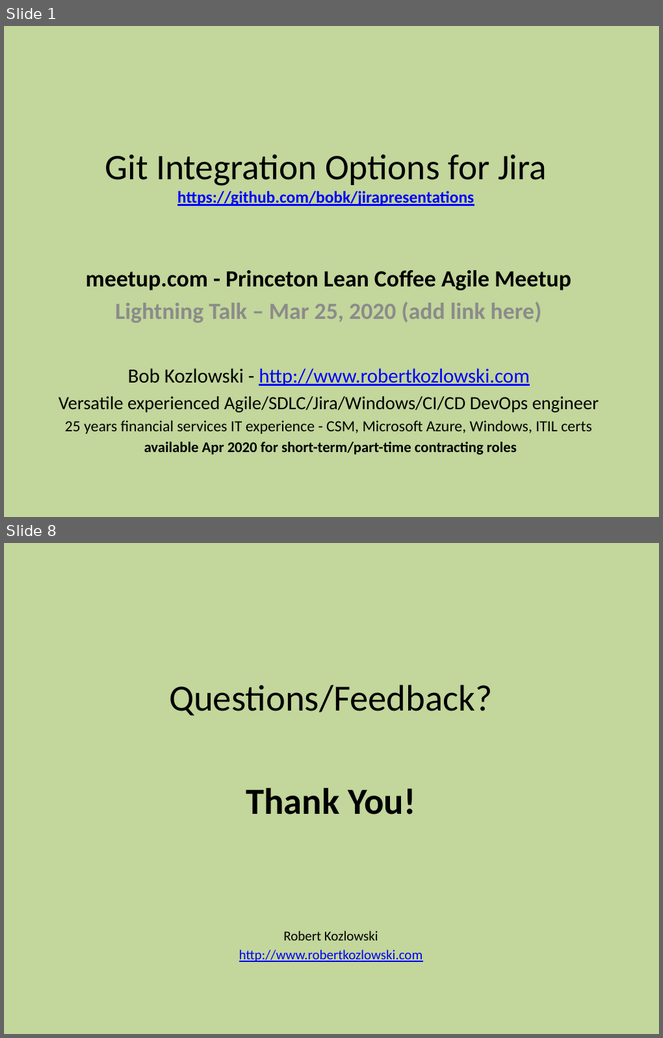
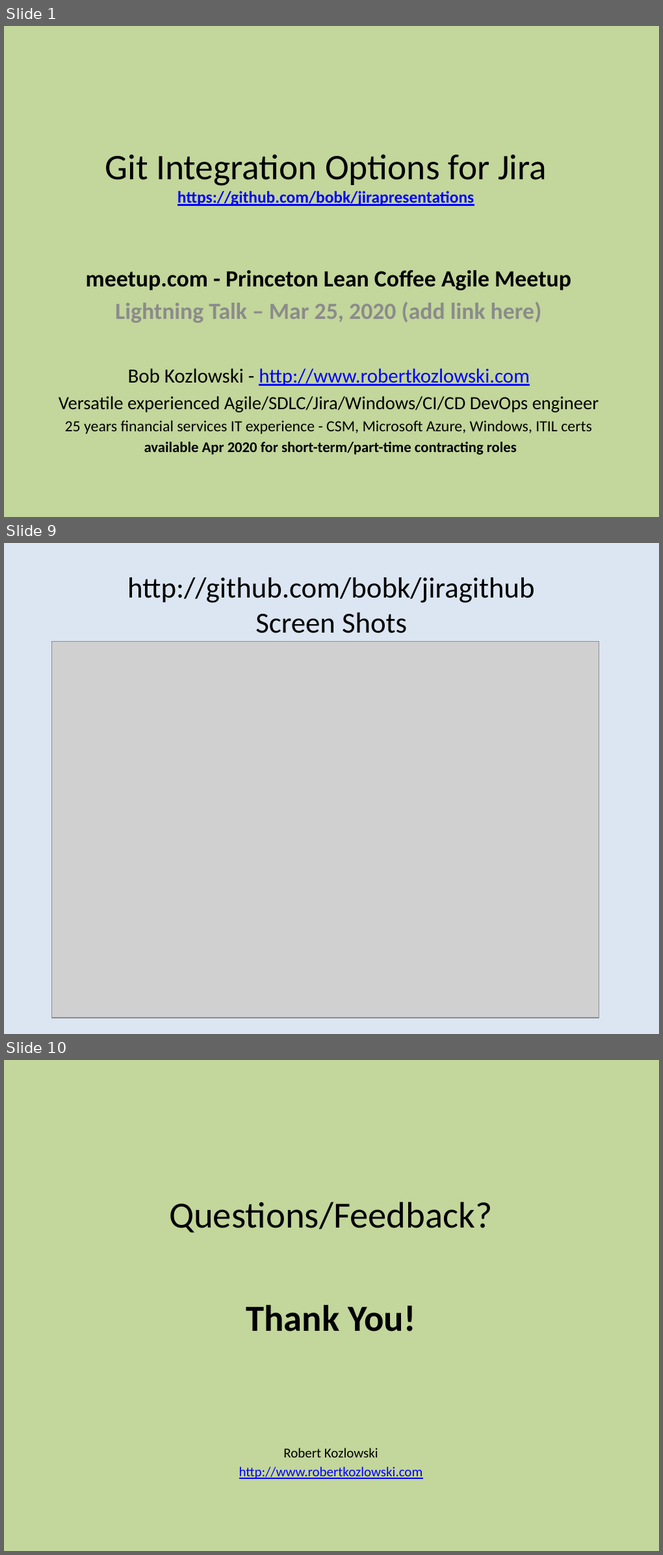
Before and after one commit to bobk/jirapresentations, a slide deck: Git Integration Options for Jira.pptx. Shown one above the other, each under a label of ours: slides 1 and 8 before the commit, slides 1, 9 and 10 after it; the slides between them are not shown. The pictures are 663x1038 and 663x1555 pixels, drawn with LibreOffice and Linux fonts; fonts in the diff are those of the drawing; grey boxes stand for pictures. Boxes give left, top, right and bottom in pixels: in the first picture for what was removed or moved away, otherwise in the second. Text is boxed around its words. In the diff, an @@ line names an element or a change of style, - is before the commit and + after.

Commit message:
JIRAGITHUB-3 additional changes

```diff
--- a/Git Integration Options for Jira.pptx
+++ b/Git Integration Options for Jira.pptx
@@ slide 9 added at [4, 543, 659, 1034], background #DCE6F2 @@
@@ title added at [128, 577, 535, 633], 32 pt, text #000000 @@
+http://github.com/bobk/jiragithub
+Screen Shots
@@ picture added at [52, 641, 599, 1018] @@
@@ what was slide 8 is now slide 10 @@
```
Also in this commit, not shown: 6 slides changed, 1 other slide added.
